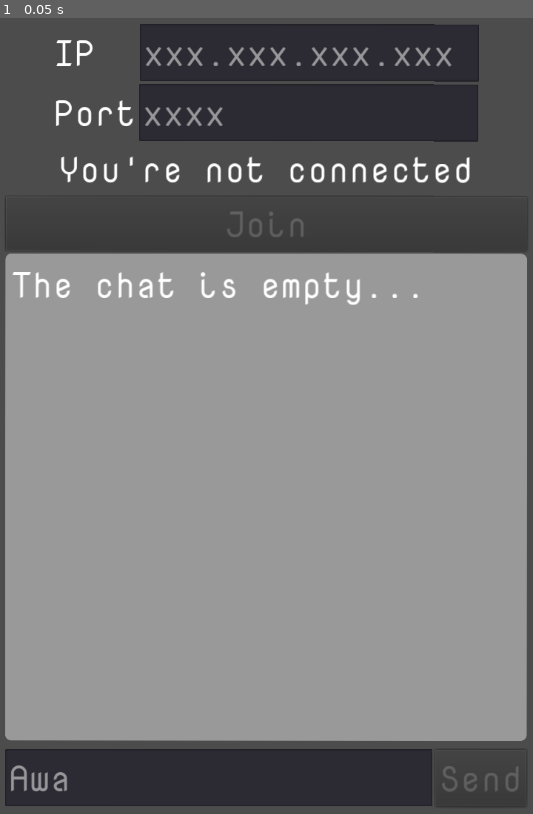
Above: before the commit, frame 1.
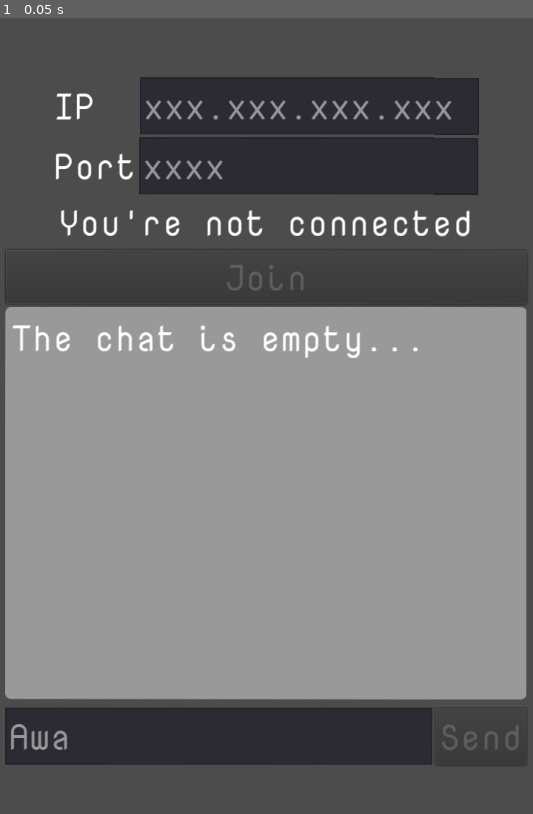
Above: after the commit, the same moment.

Repository: AdrKacz/super-duper-guacamole
Game: Godot game, scene res://chat/chat.tscn
Same seed, same stepped clock (60 frames per second), same inputs: the game is played once before the commit and once after it.
Inputs:
- Up to frame 1 (0.05 s): no input

The runs differ from the first frame. In frame 1, 28% of the frame differs, in the area x 0-99%, y 0-100%.

Commit message:
Update for keyboard

Diff:
--- a/awa-chat/chat/chat.gd
+++ b/awa-chat/chat/chat.gd
@@ -2,6 +2,8 @@
 
 var is_valid_ip_address : bool = false
 var is_valid_port : bool = false
+
+var error_offset : int = 0
 
 onready var join_ip : LineEdit = $MarginContainer/VBoxContainer/JoinContainer/IPContainer/LineEdit
 onready var join_port : LineEdit = $MarginContainer/VBoxContainer/JoinContainer/PortContainer/LineEdit
@@ -91,3 +93,24 @@
 
 func _on_Peer_Disconnected(id : int) -> void:
 	chat.text += "\n[%010d] leaves the chat" % id
+
+
+var focus_on_input : bool = false
+onready var main_margin_container : MarginContainer = $MarginContainer
+func _process(_delta):
+	if not focus_on_input:
+		main_margin_container.add_constant_override("margin_bottom", 64)
+		return
+
+	if OS.get_virtual_keyboard_height() > 0:
+		main_margin_container.add_constant_override("margin_bottom", 664)
+	else:
+		main_margin_container.add_constant_override("margin_bottom", 64)
+
+
+func _on_LineEdit_focus_entered():
+	focus_on_input = true
+
+
+func _on_LineEdit_focus_exited():
+	focus_on_input = false
--- a/awa-chat/chat/chat.tscn
+++ b/awa-chat/chat/chat.tscn
@@ -23,16 +23,18 @@
 anchor_right = 1.0
 anchor_bottom = 1.0
 custom_constants/margin_right = 8
+custom_constants/margin_top = 80
 custom_constants/margin_left = 8
+custom_constants/margin_bottom = 64
 __meta__ = {
 "_edit_use_anchors_": false
 }
 
 [node name="VBoxContainer" type="VBoxContainer" parent="MarginContainer"]
 margin_left = 8.0
-margin_top = 8.0
+margin_top = 80.0
 margin_right = 712.0
-margin_bottom = 1072.0
+margin_bottom = 1016.0
 alignment = 1
 
 [node name="JoinContainer" type="VBoxContainer" parent="MarginContainer/VBoxContainer"]
@@ -94,12 +96,12 @@
 [node name="ChatContainer" type="VBoxContainer" parent="MarginContainer/VBoxContainer"]
 margin_top = 310.0
 margin_right = 704.0
-margin_bottom = 1064.0
+margin_bottom = 936.0
 size_flags_vertical = 3
 
 [node name="ScrollContainer" type="ScrollContainer" parent="MarginContainer/VBoxContainer/ChatContainer"]
 margin_right = 704.0
-margin_bottom = 657.0
+margin_bottom = 529.0
 size_flags_vertical = 3
 custom_styles/bg = SubResource( 1 )
 scroll_horizontal_enabled = false
@@ -124,9 +126,9 @@
 }
 
 [node name="InputContainer" type="MarginContainer" parent="MarginContainer/VBoxContainer/ChatContainer"]
-margin_top = 661.0
+margin_top = 533.0
 margin_right = 704.0
-margin_bottom = 754.0
+margin_bottom = 626.0
 
 [node name="HBoxContainer" type="HBoxContainer" parent="MarginContainer/VBoxContainer/ChatContainer/InputContainer"]
 margin_top = 8.0
@@ -149,4 +151,6 @@
 [connection signal="text_changed" from="MarginContainer/VBoxContainer/JoinContainer/IPContainer/LineEdit" to="." method="_on_IP_text_changed"]
 [connection signal="text_changed" from="MarginContainer/VBoxContainer/JoinContainer/PortContainer/LineEdit" to="." method="_on_Port_text_changed"]
 [connection signal="pressed" from="MarginContainer/VBoxContainer/JoinContainer/Button" to="." method="_on_Join_pressed"]
+[connection signal="focus_entered" from="MarginContainer/VBoxContainer/ChatContainer/InputContainer/HBoxContainer/LineEdit" to="." method="_on_LineEdit_focus_entered"]
+[connection signal="focus_exited" from="MarginContainer/VBoxContainer/ChatContainer/InputContainer/HBoxContainer/LineEdit" to="." method="_on_LineEdit_focus_exited"]
 [connection signal="pressed" from="MarginContainer/VBoxContainer/ChatContainer/InputContainer/HBoxContainer/Button" to="." method="_on_Input_pressed"]
